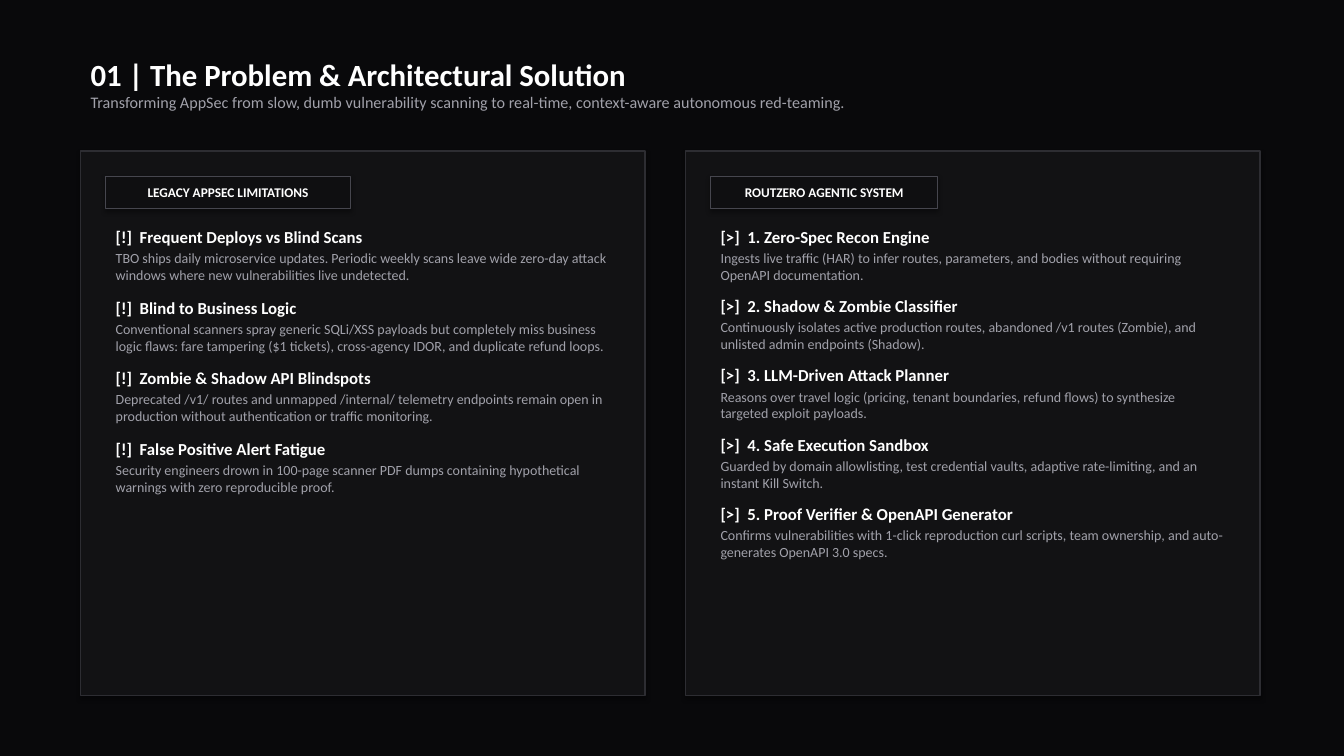
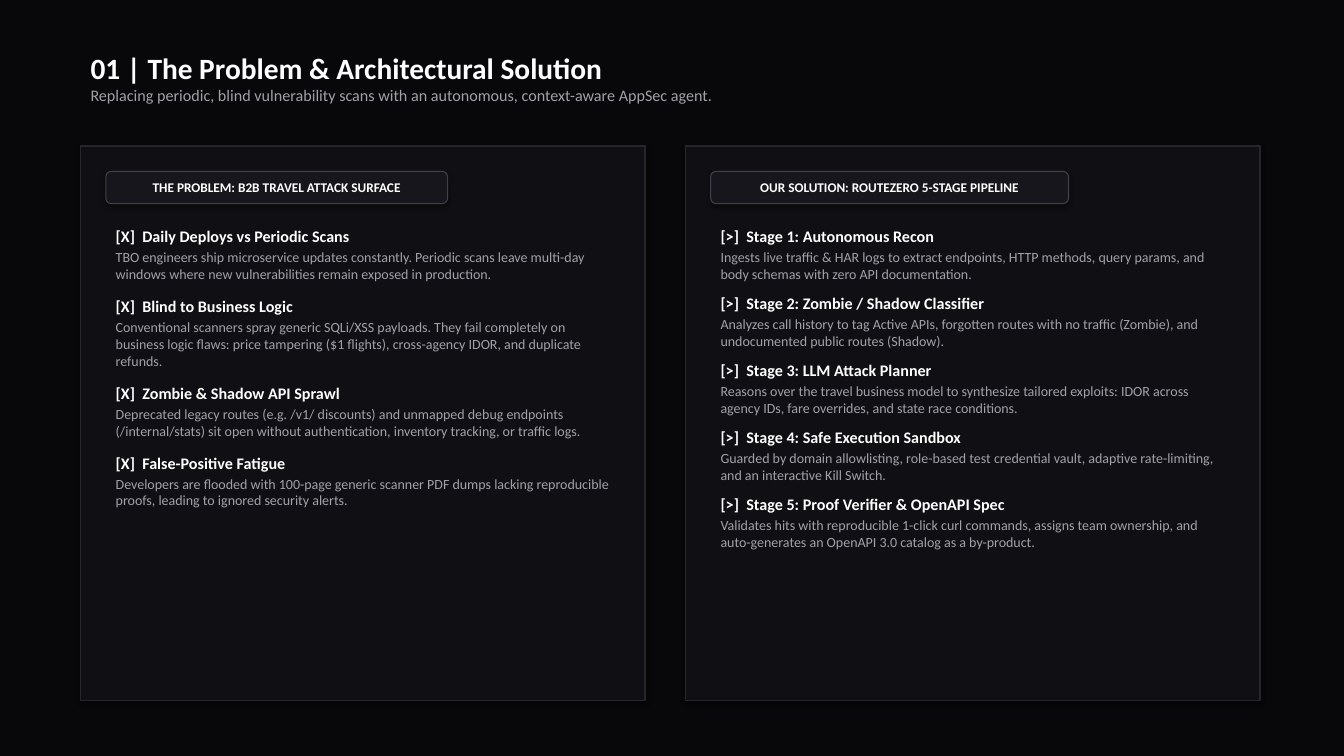
Before and after one commit to SaiSanthosh31/routezero, a slide deck: slide 2 of RouteZero_VoyageHack_Submission.pptx. Drawn at 1344x756 pixels with LibreOffice and Linux fonts; fonts in the diff are those of the drawing. Boxes give left, top, right and bottom in pixels: in the first picture for what was removed or moved away, otherwise in the second. Text is boxed around its words. In the diff, an @@ line names an element or a change of style, - is before the commit and + after.

Commit message:
design: elevate presentation deck with modern technical UI

```diff
--- a/RouteZero_VoyageHack_Submission.pptx
+++ b/RouteZero_VoyageHack_Submission.pptx
@@ rectangle at (0, 0, 1344, 756): fill #09090B to #08080A @@
@@ text at (91, 58, 602, 80): size 22 to 21 pt in "01 | The Problem & Architectural Solution" @@
@@ text at (91, 90, 712, 104): text changed @@
-Transforming AppSec from slow, dumb vulnerability scanning to real-time, context-aware autonomous red-teaming.
+Replacing periodic, blind vulnerability scans with an autonomous, context-aware AppSec agent.
@@ rectangle at (81, 146, 645, 701): fill #121214 to #101014; outline #2D2D32 1 pt to #26262D 1 pt @@
@@ rectangle: place and size @@
-rectangle at (81, 151, 645, 696)
+rectangle at (81, 146, 645, 701)
@@ rectangle: place and size @@
-rectangle at (686, 151, 1260, 696)
+rectangle at (686, 146, 1260, 701)
@@ rectangle at (686, 146, 1260, 701): fill #121214 to #101014; outline #2D2D32 1 pt to #26262D 1 pt @@
@@ rectangle removed at (106, 176, 350, 209) @@
-LEGACY APPSEC LIMITATIONS
@@ rounded rectangle added at (106, 171, 448, 204), fill #16161C, outline #41414B 0.75 pt, 9.5 pt, text #FFFFFF, bold @@
+THE PROBLEM: B2B TRAVEL ATTACK SURFACE
@@ rectangle removed at (711, 176, 938, 209) @@
-ROUTZERO AGENTIC SYSTEM
@@ rounded rectangle added at (711, 171, 1069, 204), fill #16161C, outline #41414B 0.75 pt, 9.5 pt, text #FFFFFF, bold @@
+OUR SOLUTION: ROUTEZERO 5-STAGE PIPELINE
@@ text at (116, 230, 609, 508): text changed @@
-[!] Frequent Deploys vs Blind Scans
-TBO ships daily microservice updates. Periodic weekly scans leave wide zero-day attack windows where new vulnerabilities live undetected.
-[!] Blind to Business Logic
-Conventional scanners spray generic SQLi/XSS payloads but completely miss business logic flaws: fare tampering ($1 tickets), cross-agency IDOR, and duplicate refund loops.
-[!] Zombie & Shadow API Blindspots
-Deprecated /v1/ routes and unmapped /internal/ telemetry endpoints remain open in production without authentication or traffic monitoring.
-[!] False Positive Alert Fatigue
-Security engineers drown in 100-page scanner PDF dumps containing hypothetical warnings with zero reproducible proof.
+[X] Daily Deploys vs Periodic Scans
+TBO engineers ship microservice updates constantly. Periodic scans leave multi-day windows where new vulnerabilities remain exposed in production.
+[X] Blind to Business Logic
+Conventional scanners spray generic SQLi/XSS payloads. They fail completely on business logic flaws: price tampering ($1 flights), cross-agency IDOR, and duplicate refunds.
+[X] Zombie & Shadow API Sprawl
+Deprecated legacy routes (e.g. /v1/ discounts) and unmapped debug endpoints (/internal/stats) sit open without authentication, inventory tracking, or traffic logs.
+[X] False-Positive Fatigue
+Developers are flooded with 100-page generic scanner PDF dumps lacking reproducible proofs, leading to ignored security alerts.
@@ text at (721, 231, 1213, 550): text changed @@
-[>] 1. Zero-Spec Recon Engine
-Ingests live traffic (HAR) to infer routes, parameters, and bodies without requiring OpenAPI documentation.
-[>] 2. Shadow & Zombie Classifier
-Continuously isolates active production routes, abandoned /v1 routes (Zombie), and unlisted admin endpoints (Shadow).
-[>] 3. LLM-Driven Attack Planner
-Reasons over travel logic (pricing, tenant boundaries, refund flows) to synthesize targeted exploit payloads.
-[>] 4. Safe Execution Sandbox
-Guarded by domain allowlisting, test credential vaults, adaptive rate-limiting, and an instant Kill Switch.
-[>] 5. Proof Verifier & OpenAPI Generator
-Confirms vulnerabilities with 1-click reproduction curl scripts, team ownership, and auto-generates OpenAPI 3.0 specs.
+[>] Stage 1: Autonomous Recon
+Ingests live traffic & HAR logs to extract endpoints, HTTP methods, query params, and body schemas with zero API documentation.
+[>] Stage 2: Zombie / Shadow Classifier
+Analyzes call history to tag Active APIs, forgotten routes with no traffic (Zombie), and undocumented public routes (Shadow).
+[>] Stage 3: LLM Attack Planner
+Reasons over the travel business model to synthesize tailored exploits: IDOR across agency IDs, fare overrides, and state race conditions.
+[>] Stage 4: Safe Execution Sandbox
+Guarded by domain allowlisting, role-based test credential vault, adaptive rate-limiting, and an interactive Kill Switch.
+[>] Stage 5: Proof Verifier & OpenAPI Spec
+Validates hits with reproducible 1-click curl commands, assigns team ownership, and auto-generates an OpenAPI 3.0 catalog as a by-product.
```
Also in this commit, not shown: 3 other slides changed, 1 other file.
